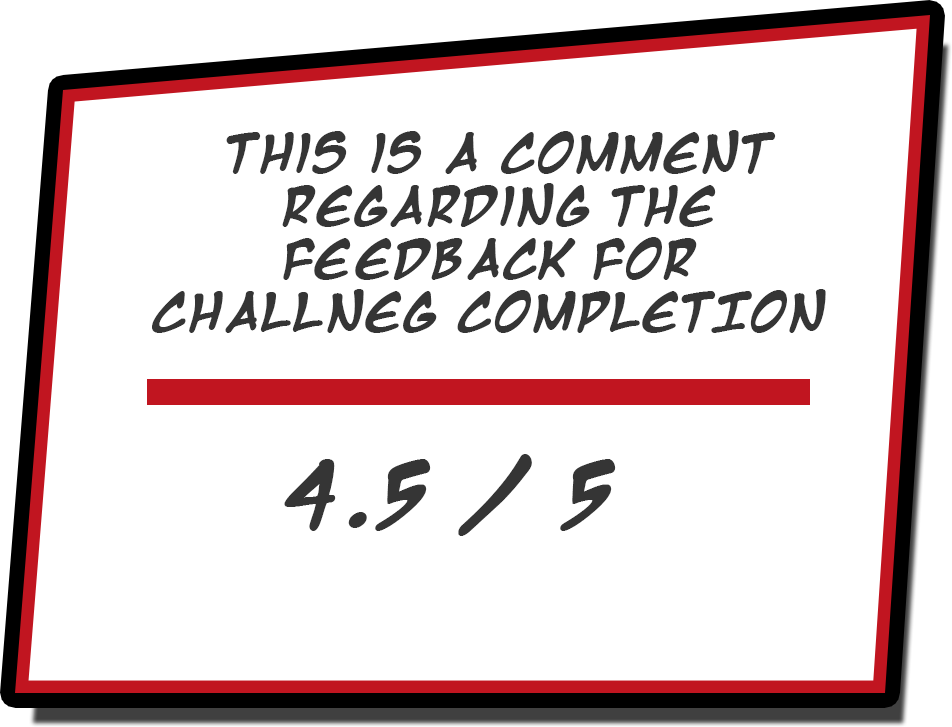
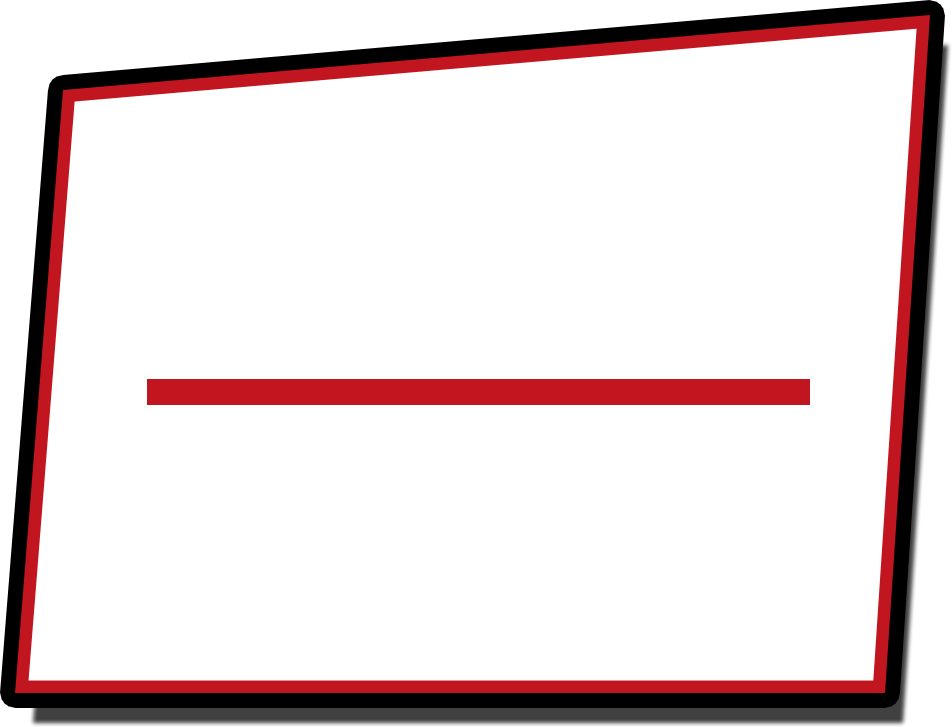
Layers edited between the first and the second 952px x 727px image:
hid "4.5 / 5" over <box>284,454,616,536</box>
hid "This is a comment regarding the feedback for chaLLNEG COMPLETI" over <box>152,130,826,333</box>
